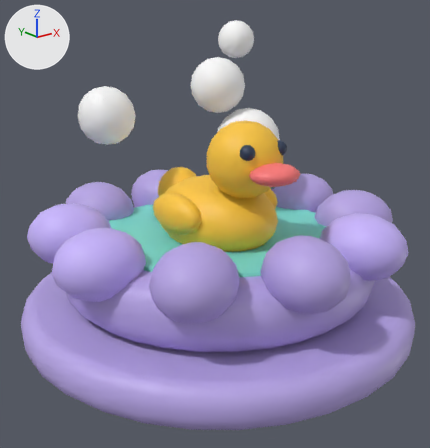
The FBX model EvolutionShop/Assets/EvolutionShop/Resources/Art/GrowthKit/DecorDuckSpa.fbx: old version first, new version second.
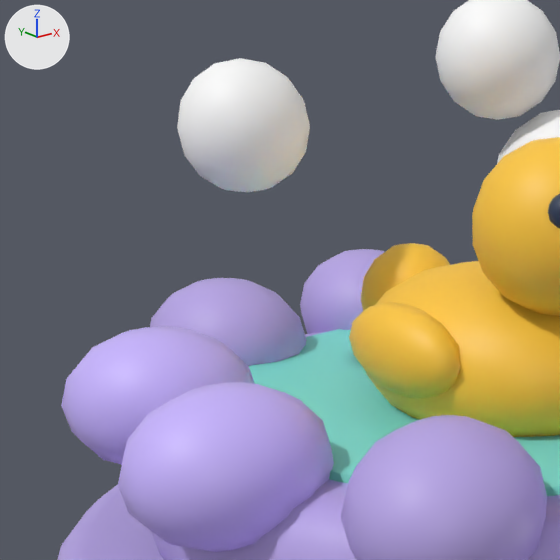
Each version is shown whole from a 50 mm lens placed at (-0.311, -0.385, 0.247), pointed at (-0.009, -0.007, 0.096), then close up on the part from 0% to 57% of the width and 14% to 68% of the height. Lighting does not change. The marker at upper left points along +X, +Y and +Z. The older version's two pictures come first. Where no turn or scale is listed for an object, it has been applied to the vertices.

Names of what the first close-up shows: 'DecorDuckSpa mesh'.
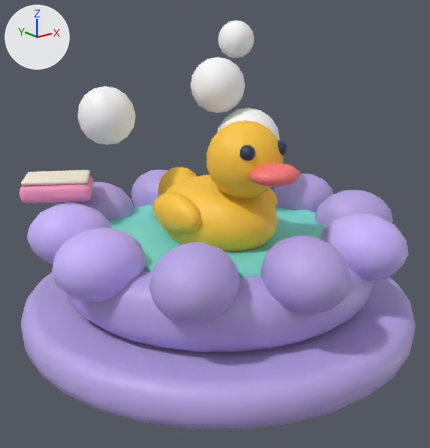
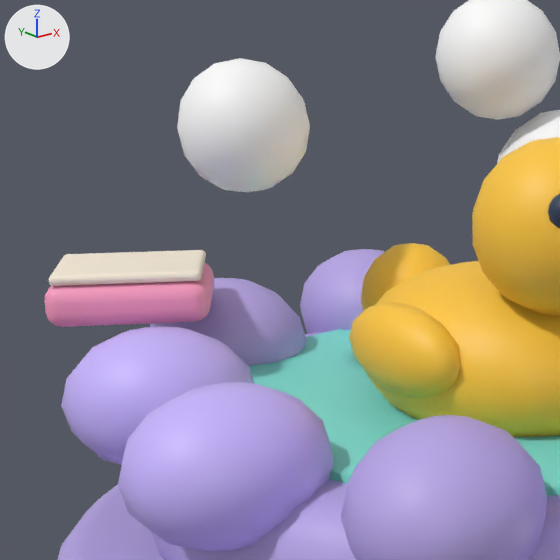
What changed in the scene script:
```text
Add mat_gk_pink:
    mat_gk_pink = principled_material('GK_Pink')
    mat_gk_pink.base_color = (1.0, 0.342, 0.552)  # pink #ff9ec4
Add mat_gk_cream:
    mat_gk_cream = principled_material('GK_Cream')
    mat_gk_cream.base_color = (1.0, 0.896, 0.738)  # pale yellow #fff3df
Change me_cylinder_418:
    used by ob_decorduckspa_mesh; location = (0.0, 0.0, 0.0)
    remove me_cylinder_418.from_pydata(...)  # 2820 vertices, 2992 faces; spans x -0.17..0.17, y -0.17..0.17, z 0.0..0.262
    add me_cylinder_418.from_pydata(...)  # 3124 vertices, 3292 faces; spans x -0.17..0.17, y -0.17..0.17, z 0.0..0.262
    me_cylinder_418 part 1: a new loose piece of 152 vertices spanning x -0.135..-0.065, y 0.068..0.132, z 0.112..0.128, in mat_gk_pink (pink #ff9ec4)
    me_cylinder_418 part 2: a new loose piece of 152 vertices spanning x -0.133..-0.067, y 0.07..0.13, z 0.128..0.132, in mat_gk_cream (pale yellow #fff3df)
    add me_cylinder_418.materials.append(mat_gk_pink)  # pink #ff9ec4
    add me_cylinder_418.materials.append(mat_gk_cream)  # pale yellow #fff3df
```

Location of each change, [x1, y1, x2, y2] in pixels of the close-ups (560 x 560 px):
'DecorDuckSpa mesh', reshaped: before [57, 0, 560, 560]; after [44, 0, 560, 560]
part 1 of me_cylinder_418, added (pink): after [44, 263, 214, 327]
part 2 of me_cylinder_418, added (pale yellow): after [49, 250, 206, 286]
